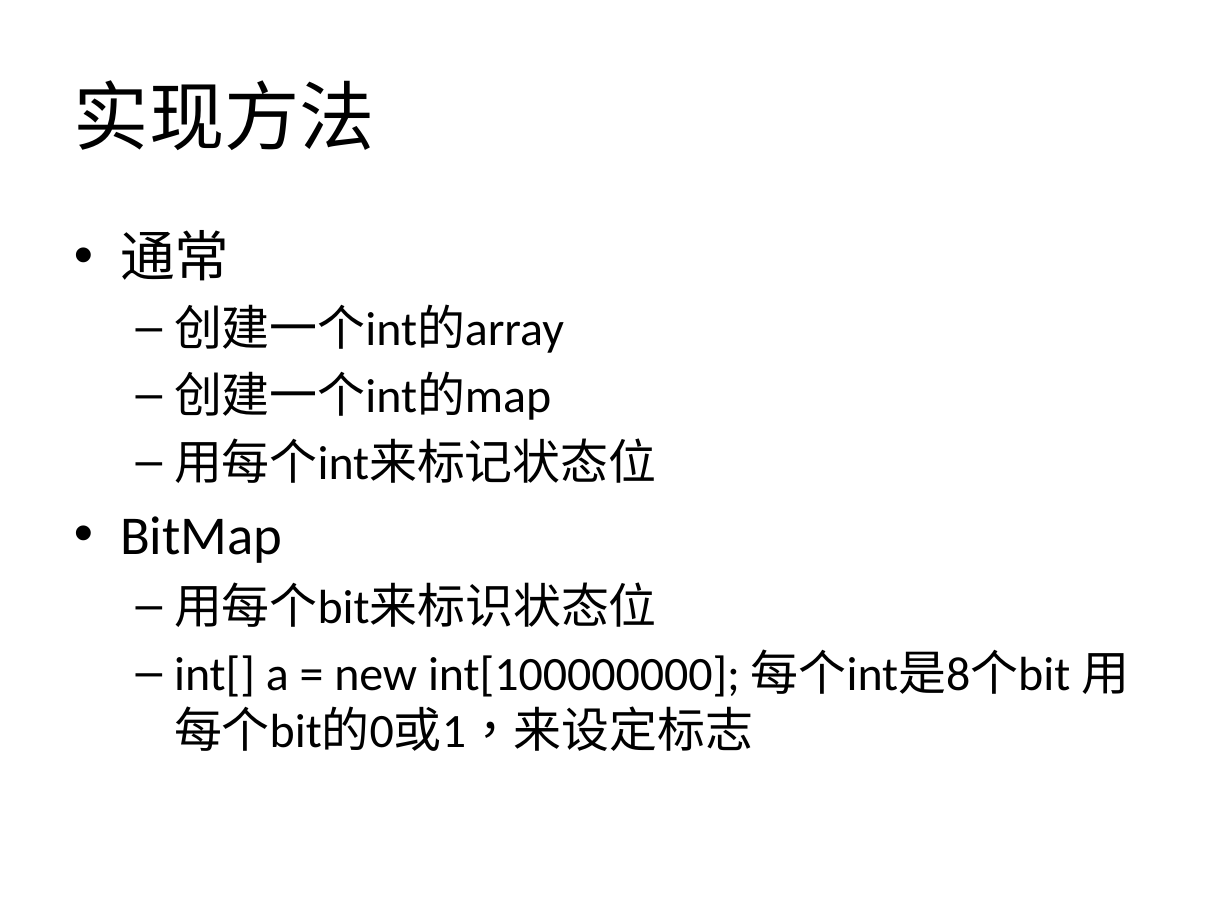
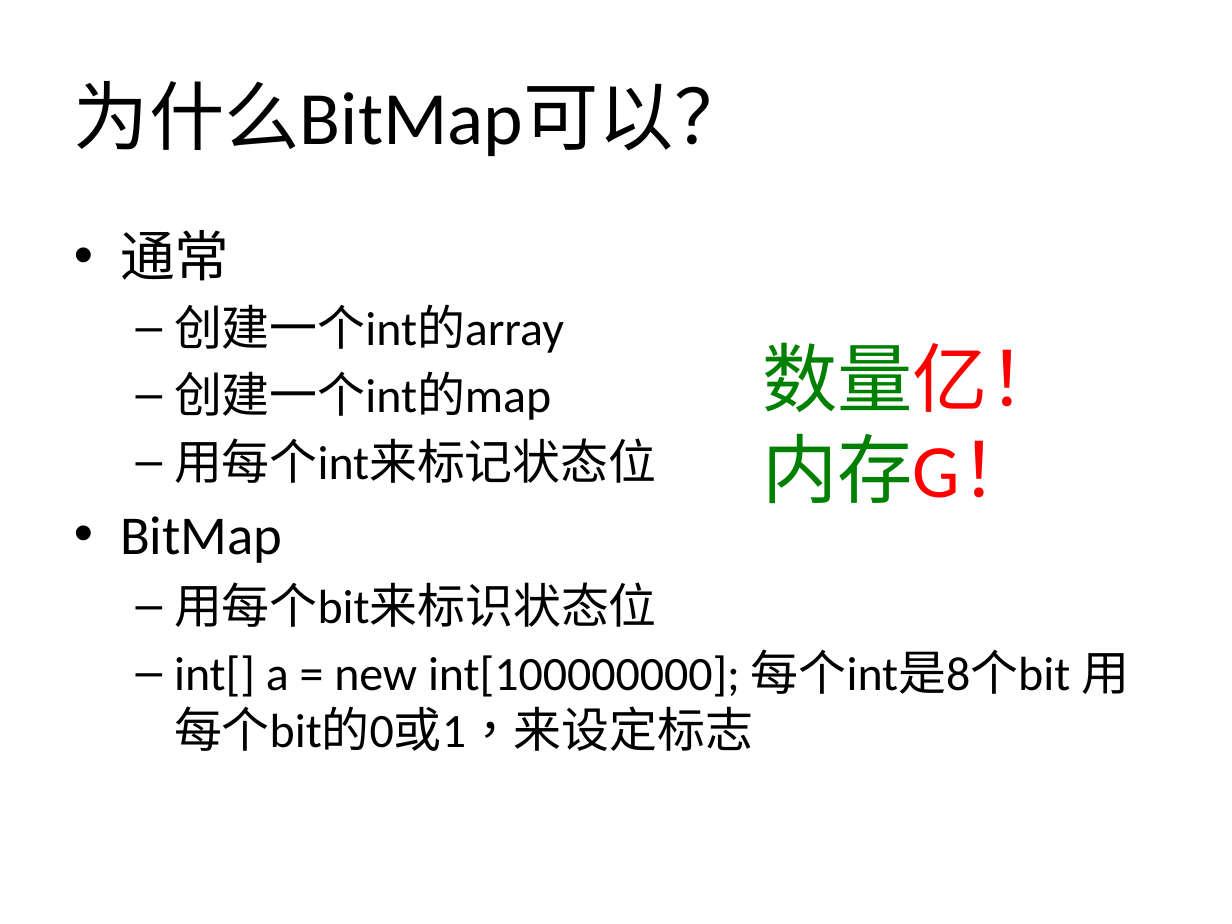
Before and after one commit to gastonwu/cgithub, a slide deck: slide 5 of _release/bitmap/BitMap介绍&应用.pptx (slide 4 before the commit). Drawn at 1232x924 pixels with LibreOffice and Linux fonts; fonts in the diff are those of the drawing. Boxes give left, top, right and bottom in pixels: in the first picture for what was removed or moved away, otherwise in the second. Text is boxed around its words. In the diff, an @@ line names an element or a change of style, - is before the commit and + after.

```diff
--- a/_release/bitmap/BitMap介绍&应用.pptx
+++ b/_release/bitmap/BitMap介绍&应用.pptx
@@ title at box(74, 81, 750, 156): text changed @@
-实现方法
+为什么BitMap可以？
@@ text added at box(762, 342, 1063, 504), 44 pt, text #008000 @@
+数量亿！
+内存G！
```
Also in this commit, not shown: 3 other slides changed, 4 slides added, 1 slide removed, 5 other files.
